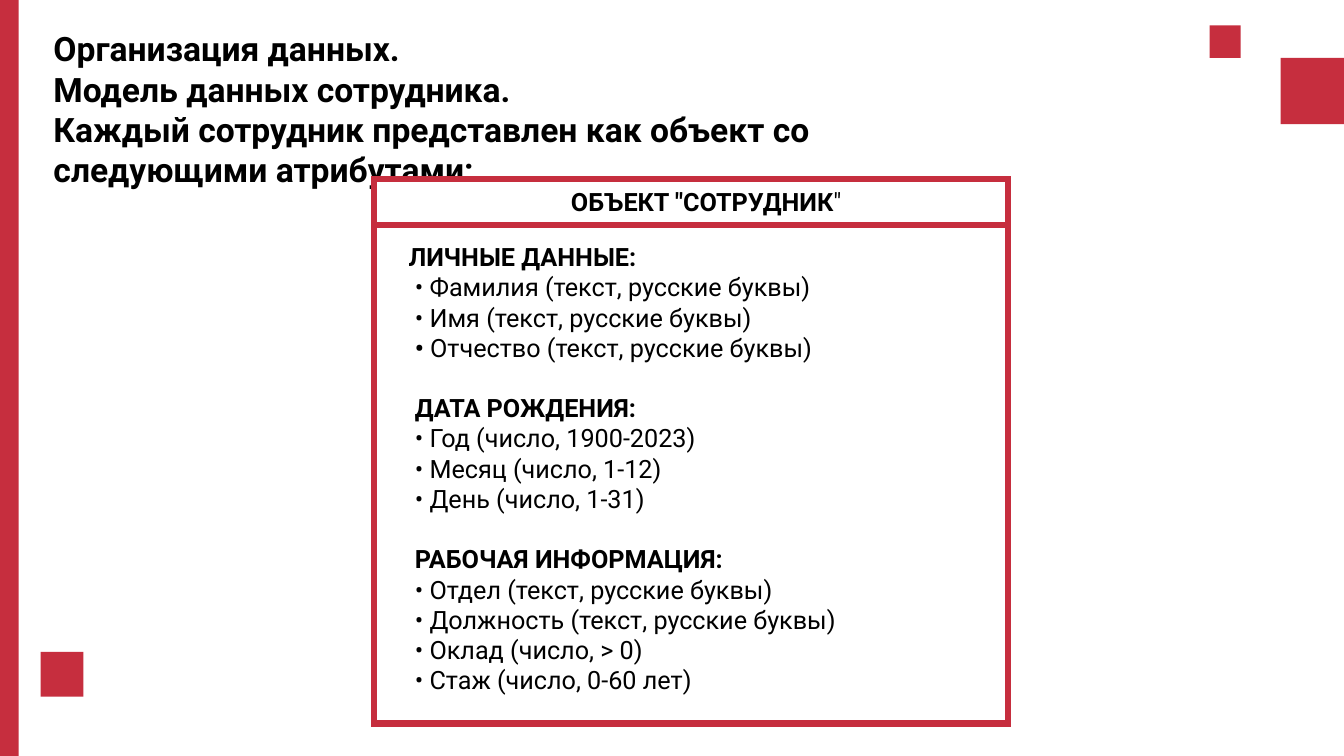
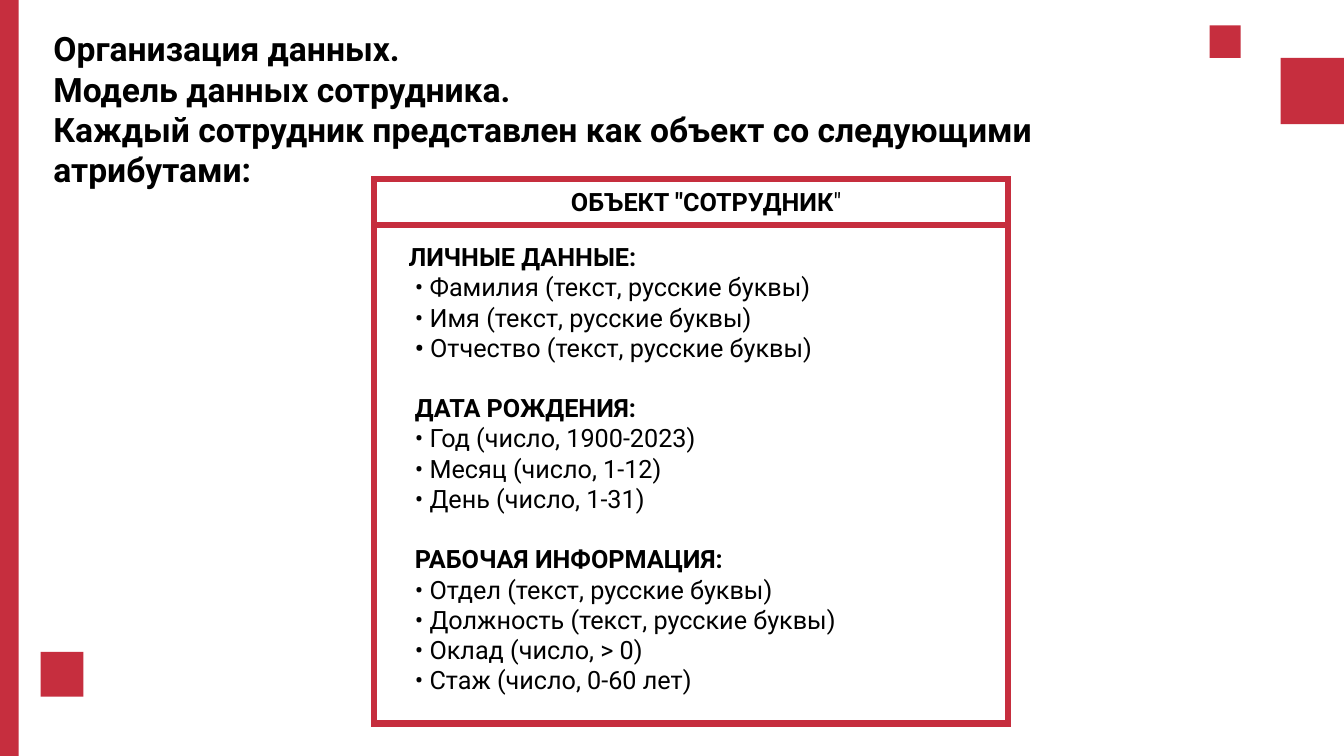
Before and after one commit to nashua43/Ychet_sotrudnikov, a slide deck: slide 3 of Презентация Витухина.pptx. Drawn at 1344x756 pixels with LibreOffice and Linux fonts; fonts in the diff are those of the drawing. Boxes give left, top, right and bottom in pixels: in the first picture for what was removed or moved away, otherwise in the second. Text is boxed around its words. In the diff, an @@ line names an element or a change of style, - is before the commit and + after.

```diff
--- a/Презентация Витухина.pptx
+++ b/Презентация Витухина.pptx
@@ text "Организация данных." rewrapped from [53, 36, 810, 191] to [53, 36, 1032, 149] @@
```
Also in this commit, not shown: 1 other slide changed, 2 slides added, 1 slide removed.
